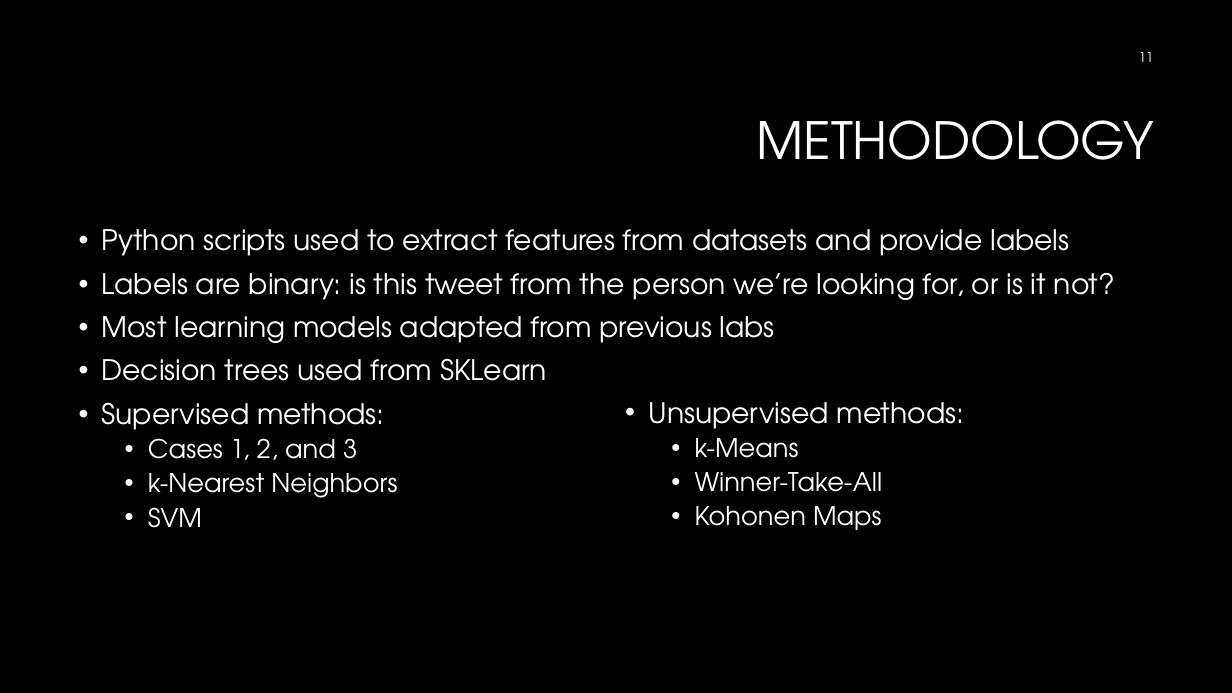
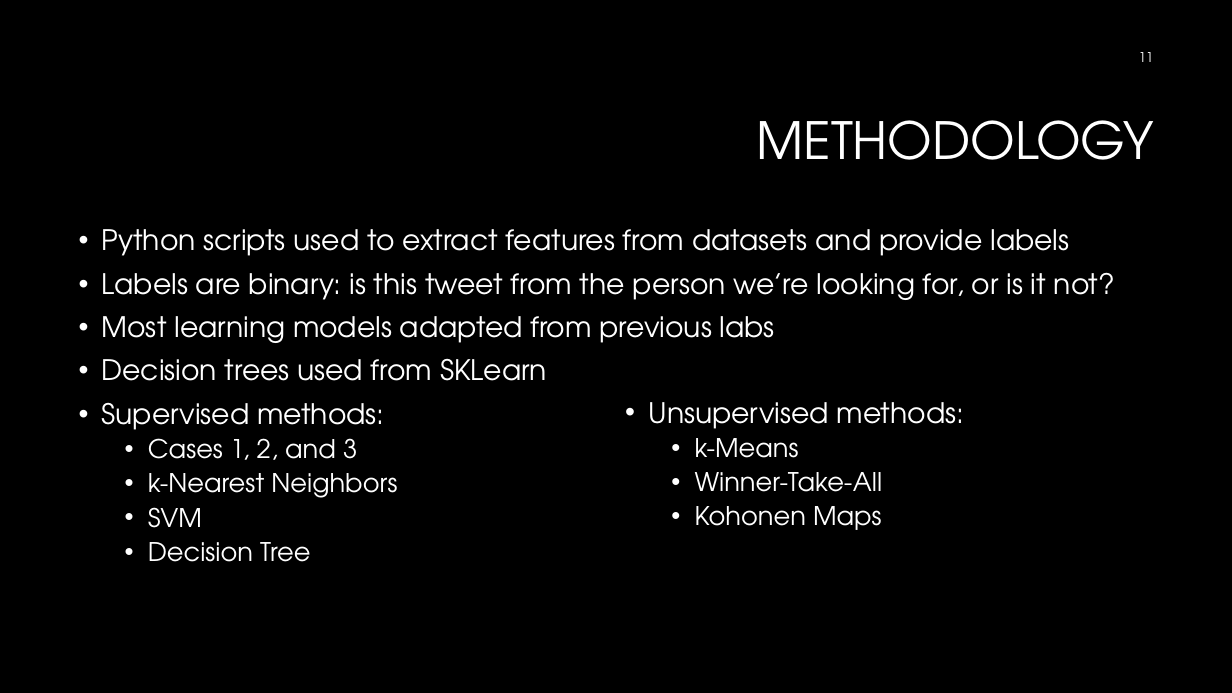
Before and after one commit to nphtan/COSC522, a slide deck: slide 11 of presentation.pptx. Drawn at 1232x693 pixels with LibreOffice and Linux fonts; fonts in the diff are those of the drawing; background and template pictures are left out. Boxes give left, top, right and bottom in pixels: in the first picture for what was removed or moved away, otherwise in the second. Text is boxed around its words. In the diff, an @@ line names an element or a change of style, - is before the commit and + after.

```diff
--- a/presentation.pptx
+++ b/presentation.pptx
@@ text at (148,542,310,562): paragraph added @@
+  • Decision Tree
```
Also in this commit, not shown: 5 other slides changed, 3 slides added, 1 other file.
